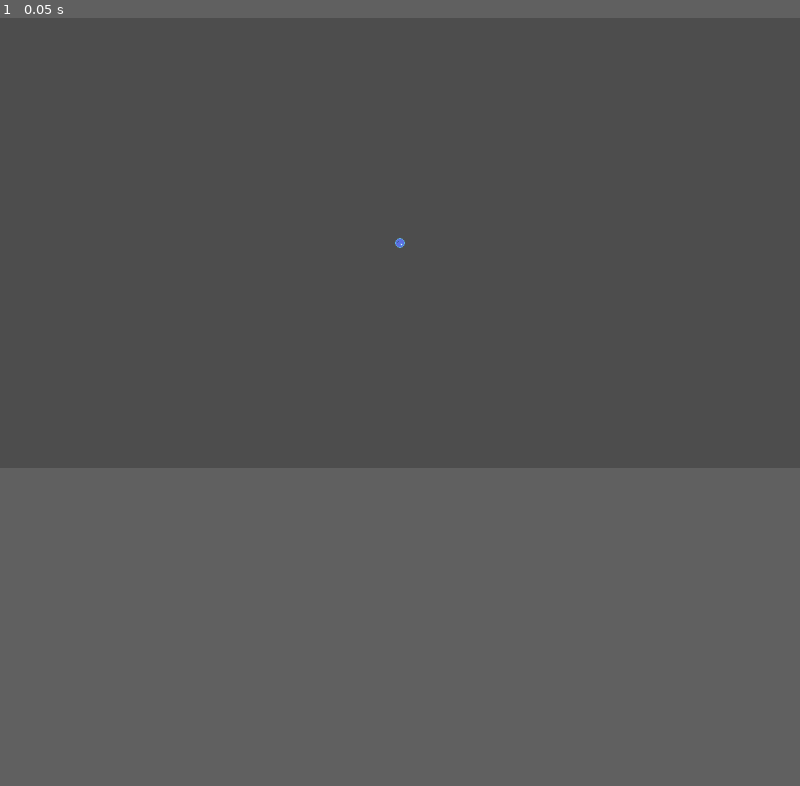
Above: before the commit, frame 1.
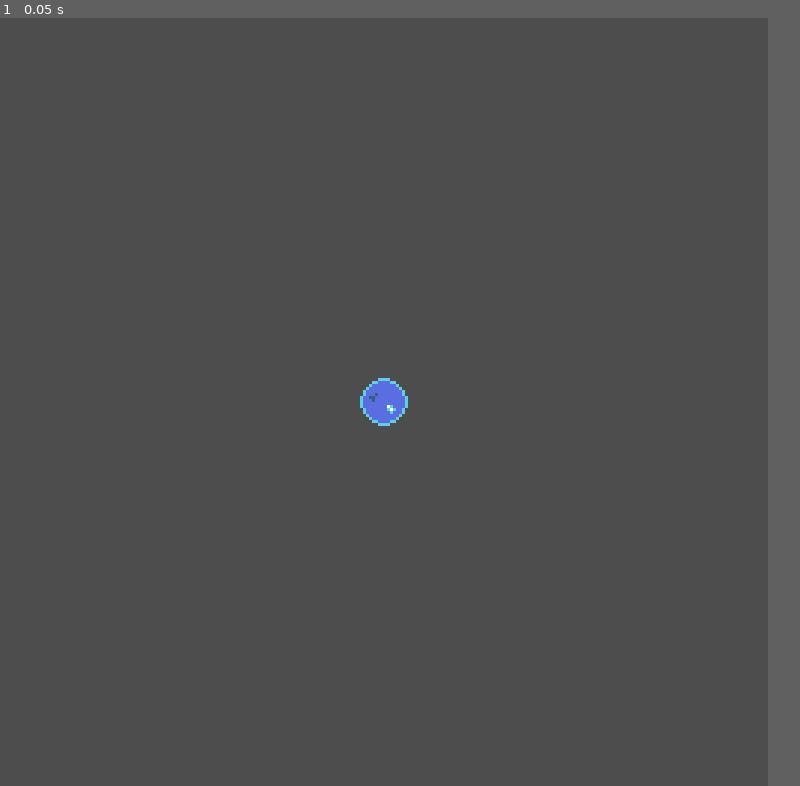
Above: after the commit, the same moment.

Repository: WinterAtne/Space-Pirate-Survival
Game: Godot game, scene res://scenes/main.tscn
Same seed, same stepped clock (60 frames per second), same inputs: the game is played once before the commit and once after it.
Inputs:
- Up to frame 1 (0.05 s): no input
In our replay, the window is 800x450 before the commit and 768x768 after it. These sizes can differ from the game's own. Grey fills any space a smaller window leaves; there, only what the larger window draws over its background counts as a difference.

The runs differ from the first frame. In frame 1, 0.3% of the frame differs, in the area x 45-51%, y 28-54%.

Commit message:
Changed the sprites

Diff:
--- a/project.godot
+++ b/project.godot
@@ -23,8 +23,17 @@
 window/size/viewport_width=256
 window/size/viewport_height=256
 window/size/resizable=false
-window/size/window_width_override=1280
+window/size/window_width_override=720
 window/size/window_height_override=720
+window/stretch/mode="viewport"
+
+[input]
+
+accelerate={
+"deadzone": 0.5,
+"events": [Object(InputEventKey,"resource_local_to_scene":false,"resource_name":"","device":-1,"window_id":0,"alt_pressed":false,"shift_pressed":false,"ctrl_pressed":false,"meta_pressed":false,"pressed":false,"keycode":0,"physical_keycode":32,"key_label":0,"unicode":32,"echo":false,"script":null)
+]
+}
 
 [physics]
 
Binary file changed: assets/player_ship.png
Not shown, changed: assets/player_ship.png.import
Not shown, changed: assets/ship.png.import
